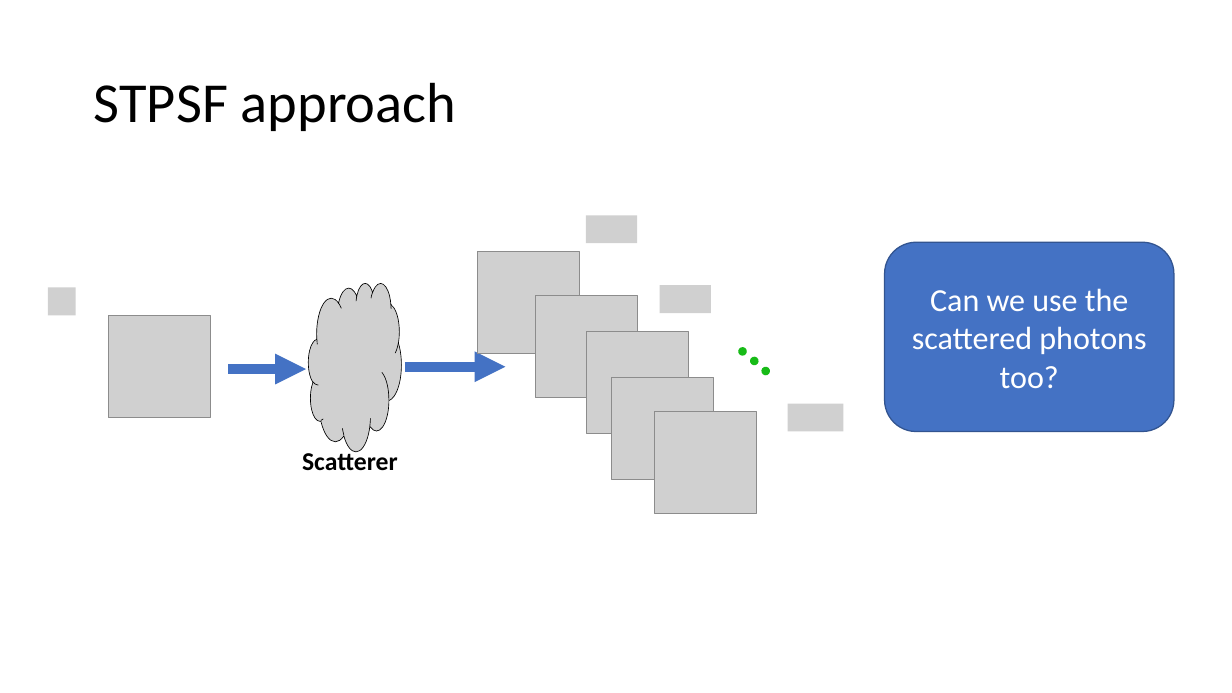
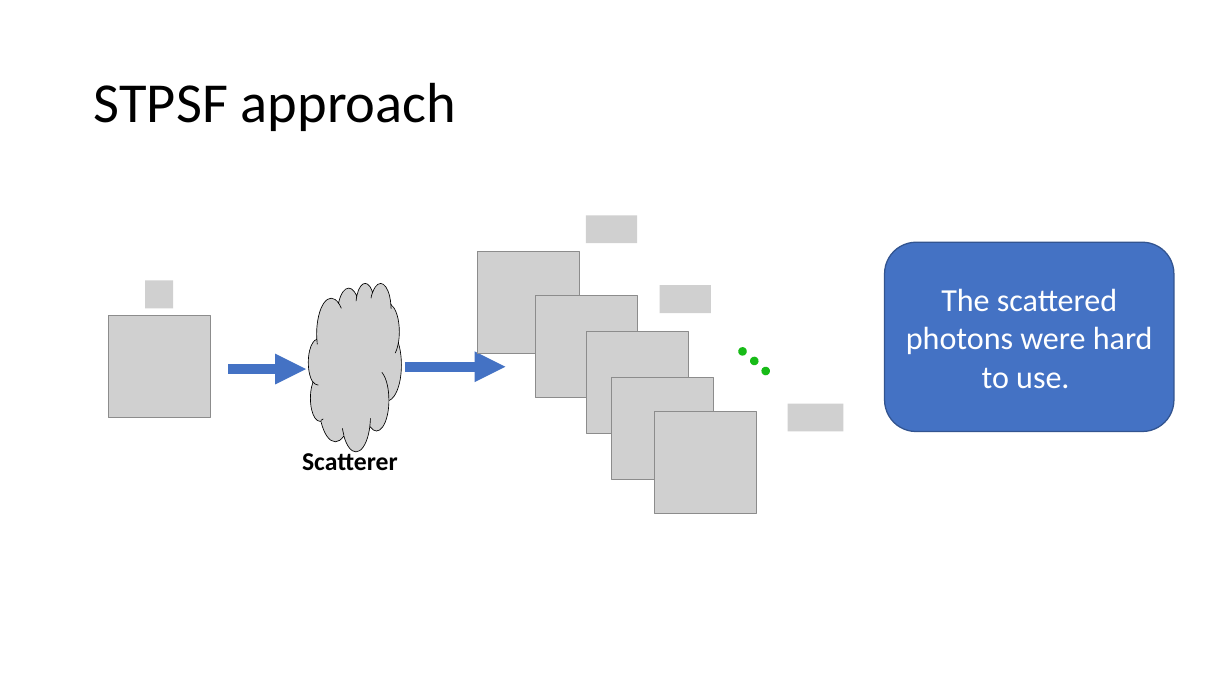
Before and after one commit to sudarshannagesh90/ScatteringMedia, a slide deck: slide 2 of UpdateDecember13.pptx. Drawn at 1232x693 pixels with LibreOffice and Linux fonts; fonts in the diff are those of the drawing; grey boxes stand for pictures. Boxes give left, top, right and bottom in pixels: in the first picture for what was removed or moved away, otherwise in the second. Text is boxed around its words. In the diff, an @@ line names an element or a change of style, - is before the commit and + after.

Commit message:
Adding UpdateDecember17.pptx

```diff
--- a/UpdateDecember13.pptx
+++ b/UpdateDecember13.pptx
@@ picture removed at (48, 287, 76, 315) @@
@@ picture added at (145, 280, 173, 308) @@
@@ text in rounded rectangle at (906, 288, 1153, 388): text changed @@
-Can we use the scattered photons too?
+The scattered photons were hard to use.
```
Also in this commit, not shown: 1 other file.
